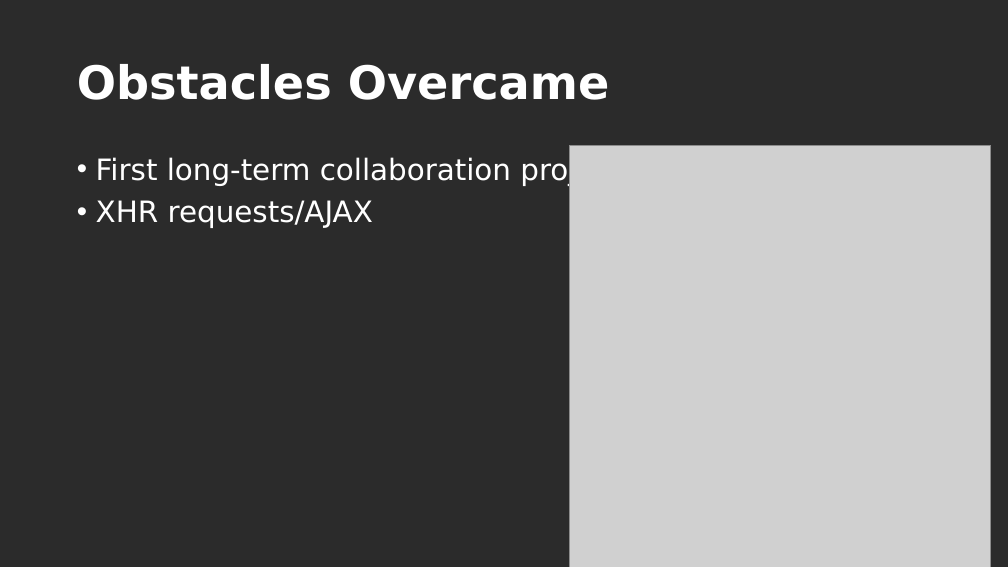
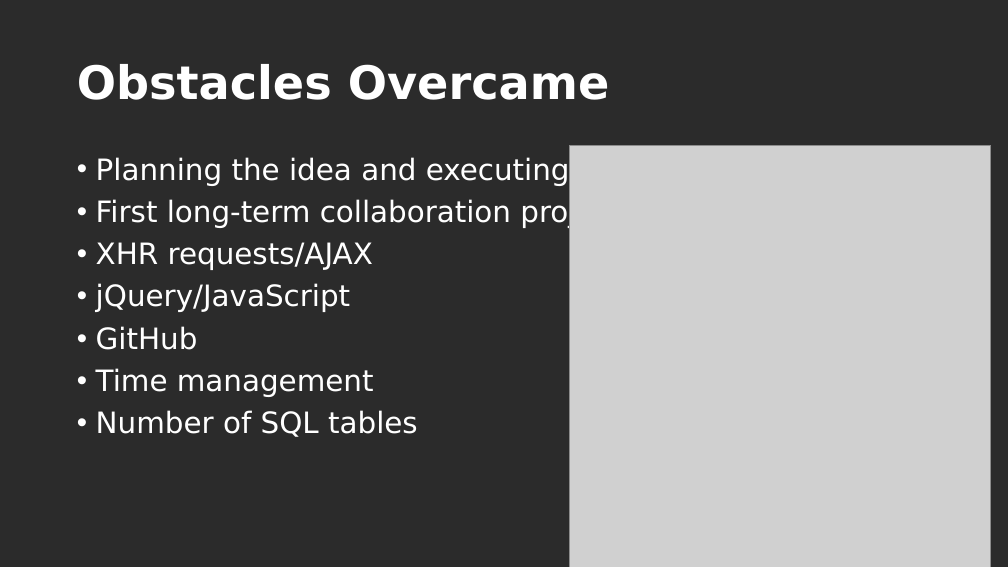
Before and after one commit to ajsaporito/se265-capstone, a slide deck: slide 6 of docs/se265-capstone.pptx. Drawn at 1008x567 pixels with LibreOffice and Linux fonts; fonts in the diff are those of the drawing; grey boxes stand for pictures; background and template pictures are left out; a plain dark background stands for a picture behind light text. Boxes give left, top, right and bottom in pixels: in the first picture for what was removed or moved away, otherwise in the second. Text is boxed around its words. In the diff, an @@ line names an element or a change of style, - is before the commit and + after.

Commit message:
update pp

```diff
--- a/docs/se265-capstone.pptx
+++ b/docs/se265-capstone.pptx
@@ text at box(96, 156, 570, 186): paragraph added @@
+• Planning the idea and executing it
@@ text at box(96, 283, 418, 437): paragraphs added @@
+• jQuery/JavaScript
+• GitHub
+• Time management
+• Number of SQL tables
```
Also in this commit, not shown: 3 other slides changed.
